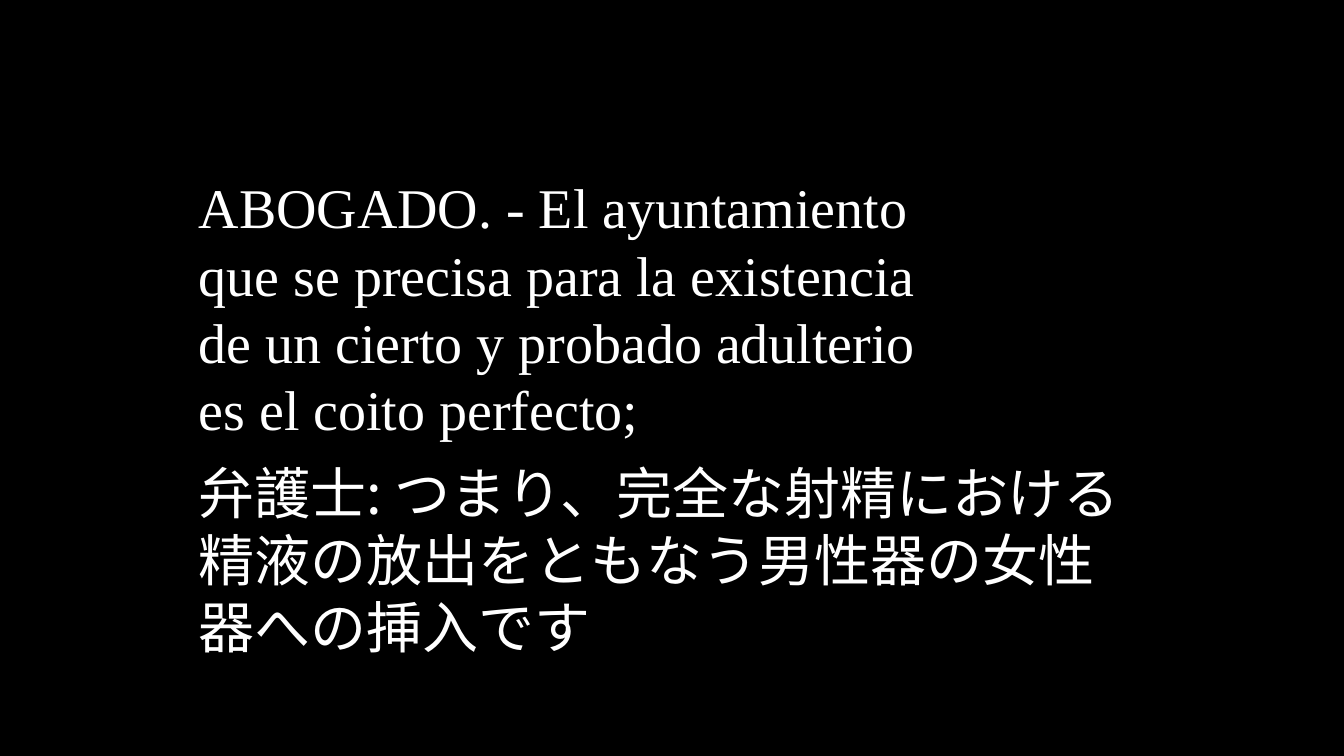
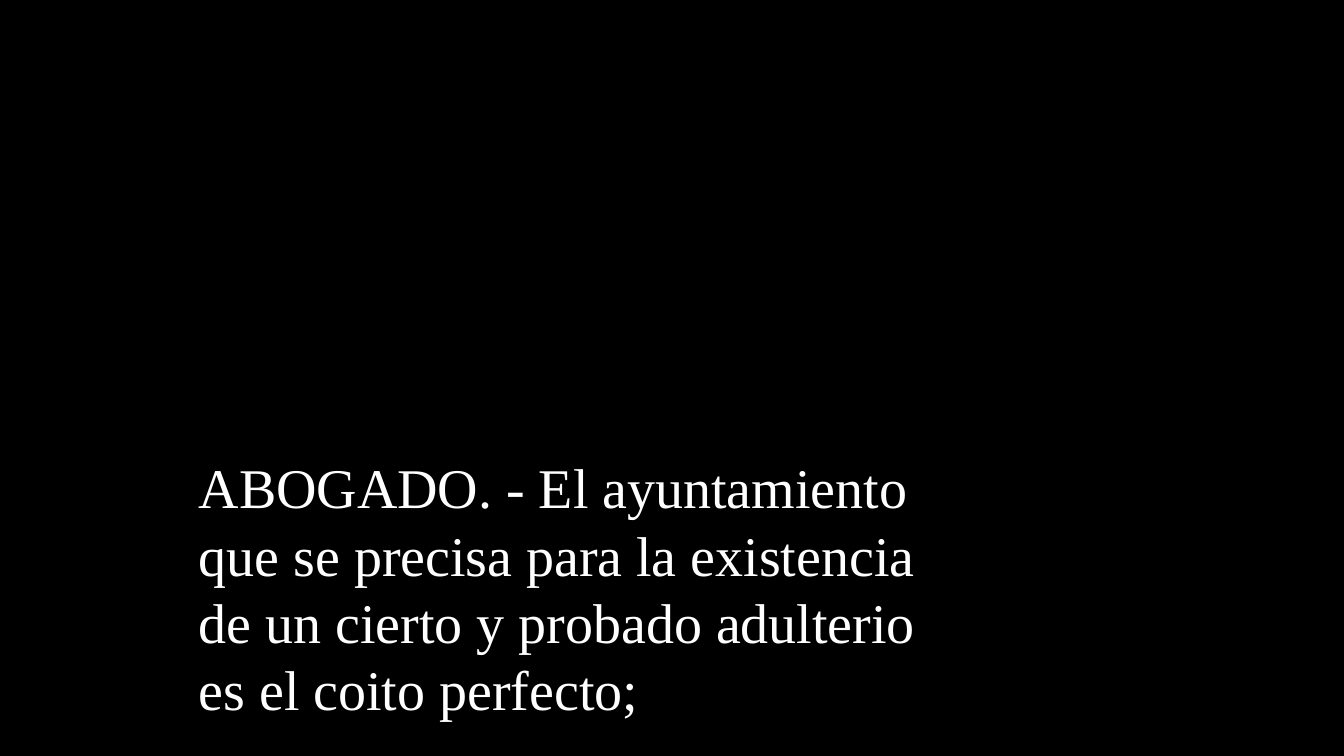
Before and after one commit to oulcggc/lang-drama-caption, a slide deck: slide 78 of complete-cap.pptx (slide 79 before the commit). Drawn at 1344x756 pixels with LibreOffice and Linux fonts; fonts in the diff are those of the drawing. Boxes give left, top, right and bottom in pixels: in the first picture for what was removed or moved away, otherwise in the second. Text is boxed around its words. In the diff, an @@ line names an element or a change of style, - is before the commit and + after.

```diff
--- a/complete-cap.pptx
+++ b/complete-cap.pptx
@@ text "ABOGADO. - El ayuntamiento que ...": place and size @@
-text "ABOGADO. - El ayuntamiento que ..." at (199, 189, 915, 441)
+text "ABOGADO. - El ayuntamiento que ..." at (199, 469, 915, 721)
@@ text removed at (199, 466, 1120, 653) @@
-弁護士: つまり、完全な射精における精液の放出をともなう男性器の女性器への挿入です
```
Also in this commit, not shown: 115 other slides changed, 44 slides added, 42 slides removed, 2 other files.
